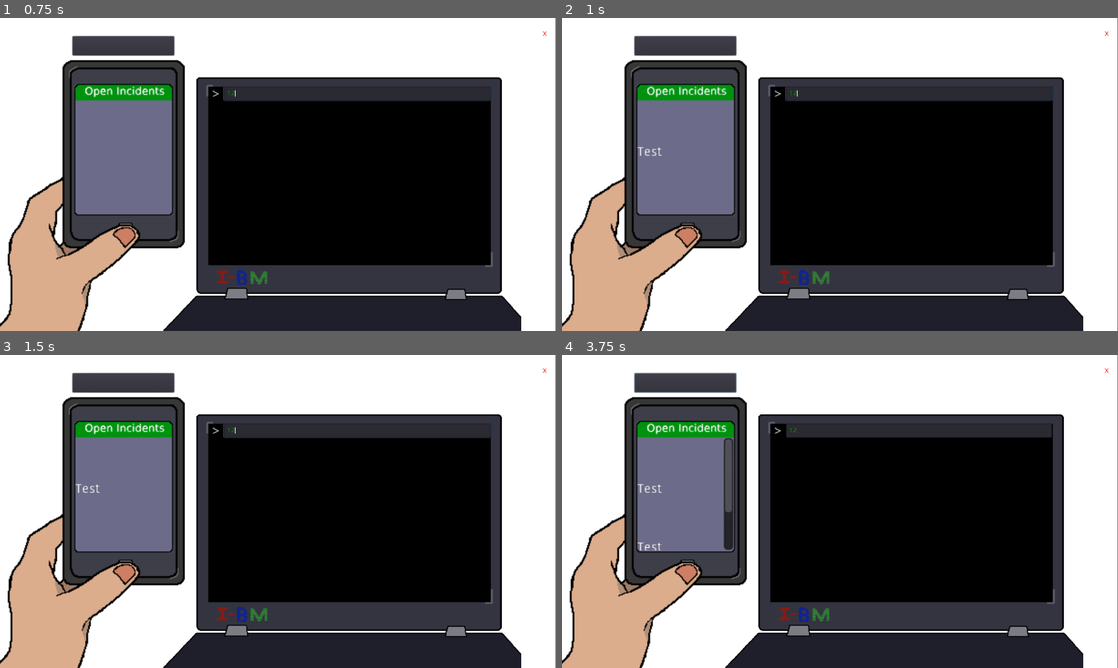
Above: before the commit, frames 1-4 (two rows, left to right).
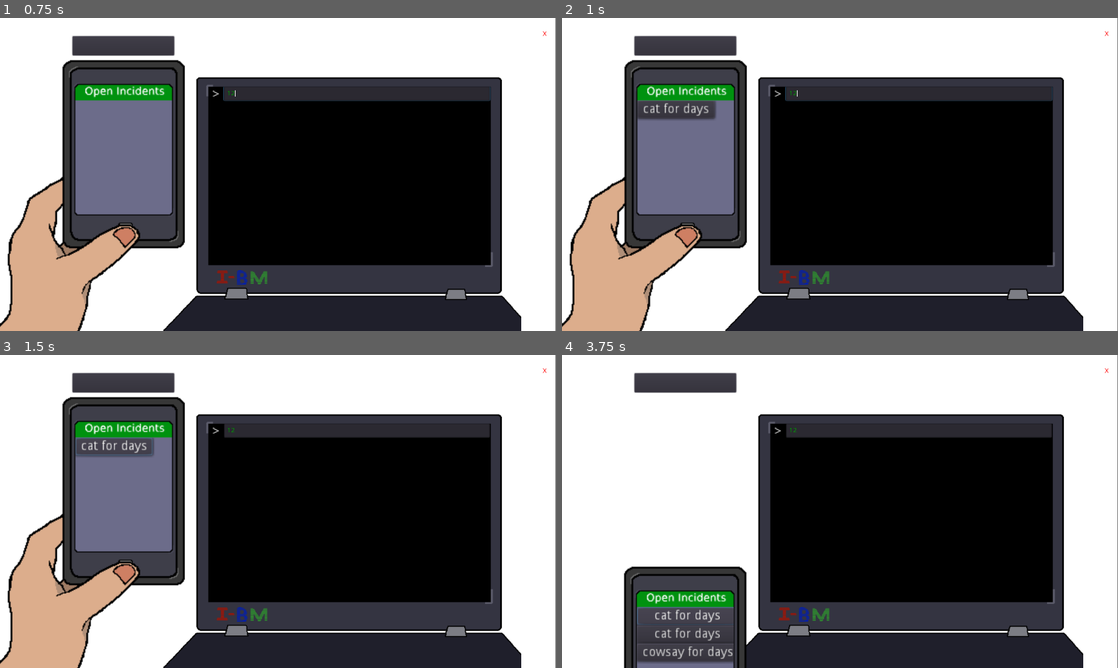
Above: after the commit, the same moments.

Repository: Epitrochoid/ludum-dare-40
Game: Godot game, scene res://Container.tscn
Same seed, same stepped clock (60 frames per second), same inputs: the game is played once before the commit and once after it.
Inputs (mouse positions are in pixels of both pictures, inside the frame that each line leads up to):
- Up to frame 1 (0.75 s): click (355, 93) at 0.52 s; type "12" at 0.6 s
- Up to frame 2 (1 s): no input
- Up to frame 3 (1.5 s): click (116, 445) at 1.25 s, where only the run after the commit has a clickable "cat for days"
- Up to frame 4 (3.75 s): click (678, 464) at 2 s, where only the run after the commit has a clickable "cat for days"; click (684, 383) at 2.75 s; click (689, 614) at 3.5 s, where only the run after the commit has a clickable "cat for days"

Frame 1 is identical in both runs. In frame 2, 0.9% of the frame differs, in the area x 13-28%, y 26-44%; in frame 3, 1.0%; in frame 4, 23%, in the area x 0-34%, y 5-100%.
Error before the commit: Parse Error: Expected indented pattern matching block after "match". (res://reducers/game_state.gd:9)

Commit message:
Add tasks for days

Diff:
--- a/Container.tscn
+++ b/Container.tscn
@@ -145,7 +145,7 @@
 mouse_filter = 1
 size_flags_horizontal = 1
 size_flags_vertical = 1
-custom_constants/separation = 50
+custom_constants/separation = 0
 alignment = 0
 
 [node name="Container" type="Container" parent="ColorRect/Phone/ScrollContainer/VBoxContainer"]
@@ -220,3 +220,20 @@
 autoplay = true
 mix_target = 0
 bus = "Master"
+
+[node name="Label" type="Label" parent="."]
+
+anchor_left = 0.0
+anchor_top = 0.0
+anchor_right = 0.0
+anchor_bottom = 0.0
+margin_right = 40.0
+margin_bottom = 14.0
+rect_pivot_offset = Vector2( 0, 0 )
+rect_clip_content = false
+mouse_filter = 2
+size_flags_horizontal = 1
+size_flags_vertical = 4
+percent_visible = 1.0
+lines_skipped = 0
+max_lines_visible = -1
--- a/LineInput.gd
+++ b/LineInput.gd
@@ -2,6 +2,9 @@
 
 var scrollable_terminal = null
 var vbox_container = null
+onready var store = get_node("/root/main").get_store()
+
+var current_task
 
 func _ready():
 	self.grab_focus()
--- a/Tasks.gd
+++ b/Tasks.gd
@@ -3,6 +3,31 @@
 # class member variables go here, for example:
 # var a = 2
 # var b = "textvar"
+onready var store = get_node("/root/main").get_store()
+onready var game_actions = preload("res://actions/game.gd").new()
+onready var dict_util = preload("res://util/dict_util.gd").new()
+onready var task_id = 0
+
+var task_pool = [
+  {
+    "name": "cowsay for days",
+    "steps": [
+      {
+        "description": "Type \"cowsay hi\"",
+        "condition": "cowsay hi"
+      }
+    ]
+  },
+  {
+    "name": "cat for days",
+    "steps": [
+      {
+        "description": "Type \"cat fix.txt\"",
+        "condition": "cat fix.txt"
+      }
+    ]
+  }
+]
 
 func _ready():
 	# Called every time the node is added to the scene.
@@ -20,7 +45,8 @@
 #	pass
 #
 func _on_add_task_timeout():
-  var test_label = Label.new()
-  test_label.set_text("Test")
-  get_parent().add_child(test_label)
-  print("Timeout hit")
+  var task_pos = randi() % 2
+  var task = dict_util.shallow_copy(task_pool[task_pos])
+  task.id = task_id + 1
+
+  store.dispatch(game_actions.add_task(task))
--- a/action_types/game.gd
+++ b/action_types/game.gd
@@ -1 +1,2 @@
 var ADD_TASK = "ADD_TASK"
+var SET_CURRENT_TASK = "SET_CURRENT_TASK"
--- a/actions/game.gd
+++ b/actions/game.gd
@@ -1,7 +1,10 @@
 var action_types
 
-func add_task ():
-  return { "type": action_types.ADD_TASK }
+func add_task (task):
+  return { "type": action_types.ADD_TASK, "task": task }
+
+func set_current_task (task):
+  return { "type": action_types.SET_CURRENT_TASK, "task": task }
 
 func _init ():
   action_types = preload("res://action_types/game.gd").new()
--- a/effects/task.gd
+++ b/effects/task.gd
@@ -1,3 +1,22 @@
-func add_task(task):
-    var store = get_load("/root/main").get_store()
-    store.get_state().game_state.append(task)
+extends Node
+
+var game_actions
+
+func create_button (text):
+  var button = Button.new()
+  button.set_text(text)
+  return button
+
+func on_click (store, task):
+  store.dispatch(game_actions.set_current_task(task))
+
+func add_task(store, task):
+  var vbox = get_node("/root/Main/ColorRect/Phone/ScrollContainer/VBoxContainer")
+
+  var name_button = create_button(task.name)
+
+  vbox.add_child(name_button)
+  name_button.connect("pressed", self, "on_click", [ store, task ])
+
+func _init ():
+  game_actions = preload("res://actions/game.gd").new()
--- a/main.gd
+++ b/main.gd
@@ -7,6 +7,7 @@
 var phone_state = preload("reducers/phone_state.gd").new()
 
 var phone_middleware = preload("middleware/phone.gd").new()
+var game_middleware = preload("middleware/game.gd").new()
 
 var store
 
@@ -18,10 +19,12 @@
   var scene = root.get_child(root.get_child_count() - 1)
 
   scene.add_child(phone_middleware)
+  scene.add_child(game_middleware)
 
   store = Store.new({
     "game_state": game_state,
     "phone_state": phone_state
   }, [
-    phone_middleware
+    phone_middleware,
+    game_middleware
   ])
--- /dev/null
+++ b/middleware/game.gd
@@ -0,0 +1,17 @@
+extends Node
+
+var action_types
+var task_effects
+
+func middleware (store, action):
+  print("middleware func called")
+  match action.type:
+    action_types.ADD_TASK:
+      task_effects.add_task(store, action.task)
+    action_types.SET_CURRENT_TASK:
+      pass
+
+func _init ():
+  action_types = preload("res://action_types/game.gd").new()
+  task_effects = preload("res://effects/task.gd").new()
+  add_child(task_effects)
--- a/reducers/game_state.gd
+++ b/reducers/game_state.gd
@@ -1,9 +1,27 @@
+var action_types
+var dict_util
+
 var initial_state = {
-  "tasks": []
+  "tasks": [],
+  "current_task": null
 }
 
 func reducer (state, action):
   var type = action.type
+  var new_state
+
   match type:
+    action_types.ADD_TASK:
+      new_state = dict_util.shallow_copy(state)
+      new_state.tasks.append(action.task)
+      return new_state
+    action_types.SET_CURRENT_TASK:
+      new_state = dict_util.shallow_copy(state)
+      new_state.current_task = action.task
+      return new_state
 
   return state
+
+func _init ():
+  action_types = preload("res://action_types/game.gd").new()
+  dict_util = preload("res://util/dict_util.gd")
